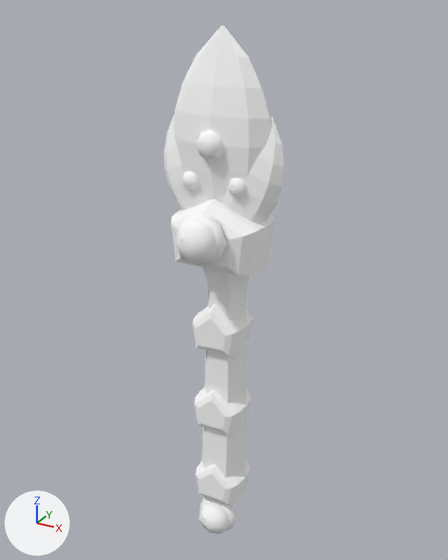
The OBJ model src/main/resources/assets/sunlit_journal_core/models/fantasy/snow_blossom/shovel.obj as it was, and as the next commit left it.
Rendered twice from a camera (50 mm lens) standing at (0.974, -1.358, 0.974) and looking at (0.498, -0.493, 0.542). The lights are fixed; the arrows at lower left show +X, +Y and +Z. The first picture is the older version. Where no turn or scale is listed for an object, it has been applied to the vertices. Vertices at exactly the same position are counted once.

Script lines for the objects in view, before the commit:
```python
ob_shovel = bpy.data.objects.new('shovel', me_shovel)
ob_shovel.location = (0.0, 0.0, 0.0)
```
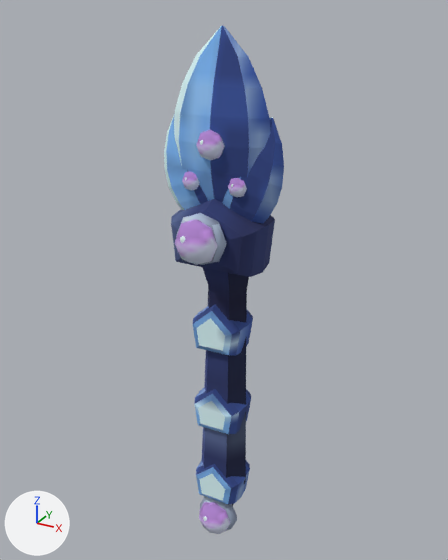
What differs and where, as boxes (x1, y1, x2, y2) in the pictures (448 x 560 px):
```json
{"object": "shovel", "change": "surface changed", "before": [164, 26, 284, 534], "after": [164, 26, 284, 534], "on screen": "white to blue"}
```

The change, as JSON lines over the scene's bpy script:
```json
{"op": "add", "block": "img_accent", "code": ["img_accent = load_image('accent', '../../../textures/item/fantasy_materials/snow_blossom/accent.png', 16, 16, 'sRGB')"]}
{"op": "add", "block": "img_metal", "code": ["img_metal = load_image('metal', '../../../textures/item/fantasy_materials/snow_blossom/metal.png', 64, 64, 'sRGB')"]}
{"op": "add", "block": "img_main", "code": ["img_main = load_image('main', '../../../textures/item/fantasy_materials/snow_blossom/main.png', 64, 64, 'sRGB')"]}
{"op": "add", "block": "img_shade", "code": ["img_shade = load_image('shade', '../../../textures/item/fantasy_materials/snow_blossom/shade.png', 64, 64, 'sRGB')"]}
{"op": "add", "block": "img_light", "code": ["img_light = load_image('light', '../../../textures/item/fantasy_materials/snow_blossom/light.png', 64, 64, 'sRGB')"]}
{"op": "add", "block": "img_edge", "code": ["img_edge = load_image('edge', '../../../textures/item/fantasy_materials/snow_blossom/edge.png', 64, 64, 'sRGB')"]}
{"op": "add", "block": "img_grip_light", "code": ["img_grip_light = load_image('grip_light', '../../../textures/item/fantasy_materials/snow_blossom/grip_light.png', 32, 32, 'sRGB')"]}
{"op": "add", "block": "img_grip", "code": ["img_grip = load_image('grip', '../../../textures/item/fantasy_materials/snow_blossom/grip.png', 32, 32, 'sRGB')"]}
{"op": "add", "block": "img_grip_shade", "code": ["img_grip_shade = load_image('grip_shade', '../../../textures/item/fantasy_materials/snow_blossom/grip_shade.png', 32, 32, 'sRGB')"]}
{"op": "set", "path": "mat_grip_shade.texture", "old": "img_fantasy_white", "new": "img_grip_shade"}
{"op": "set", "path": "mat_grip.texture", "old": "img_fantasy_white", "new": "img_grip"}
{"op": "set", "path": "mat_grip_light.texture", "old": "img_fantasy_white", "new": "img_grip_light"}
{"op": "set", "path": "mat_edge.texture", "old": "img_fantasy_white", "new": "img_edge"}
{"op": "set", "path": "mat_light.texture", "old": "img_fantasy_white", "new": "img_light"}
{"op": "set", "path": "mat_shade.texture", "old": "img_fantasy_white", "new": "img_shade"}
{"op": "set", "path": "mat_main.texture", "old": "img_fantasy_white", "new": "img_main"}
{"op": "set", "path": "mat_metal.texture", "old": "img_fantasy_white", "new": "img_metal"}
{"op": "set", "path": "mat_accent.texture", "old": "img_fantasy_white", "new": "img_accent"}
{"block": "me_shovel", "where": "me_shovel.from_pydata(...)  # 740 vertices, 1388 faces; spans x 0.392..0.608, y -0.614..-0.437, z 0.001..0.95"}
{"block": "me_shovel", "where": "# used by ob_shovel; location = (0.0, 0.0, 0.0)"}
{"block": "me_shovel", "change": "me_shovel part 1: texture (UV) coordinates of 1379 of 1388 faces, centred in x 0.397..0.603, y -0.61..-0.437, z 0.009..0.95, changed; they spanned u 0.5..0.5, v 0.5..0.5 and now span u 0.0..1.0, v 0.0..1.0"}
```
